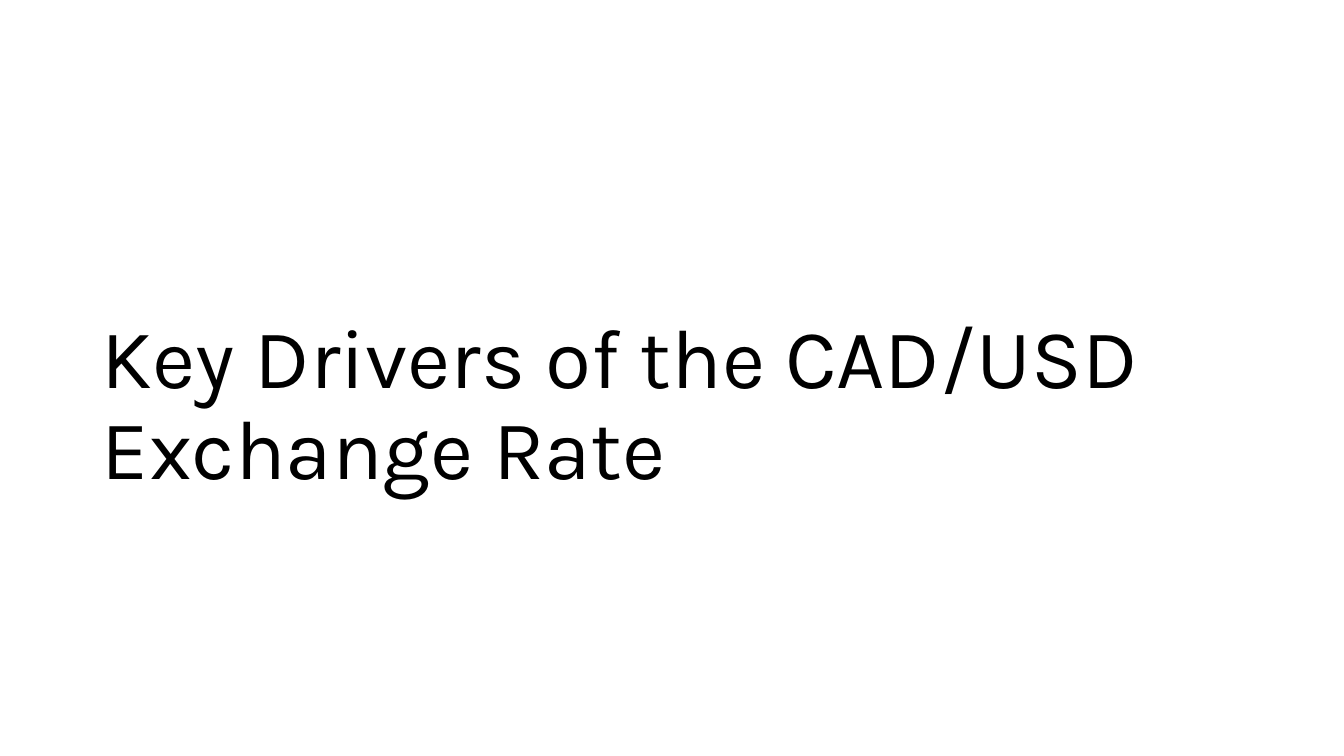
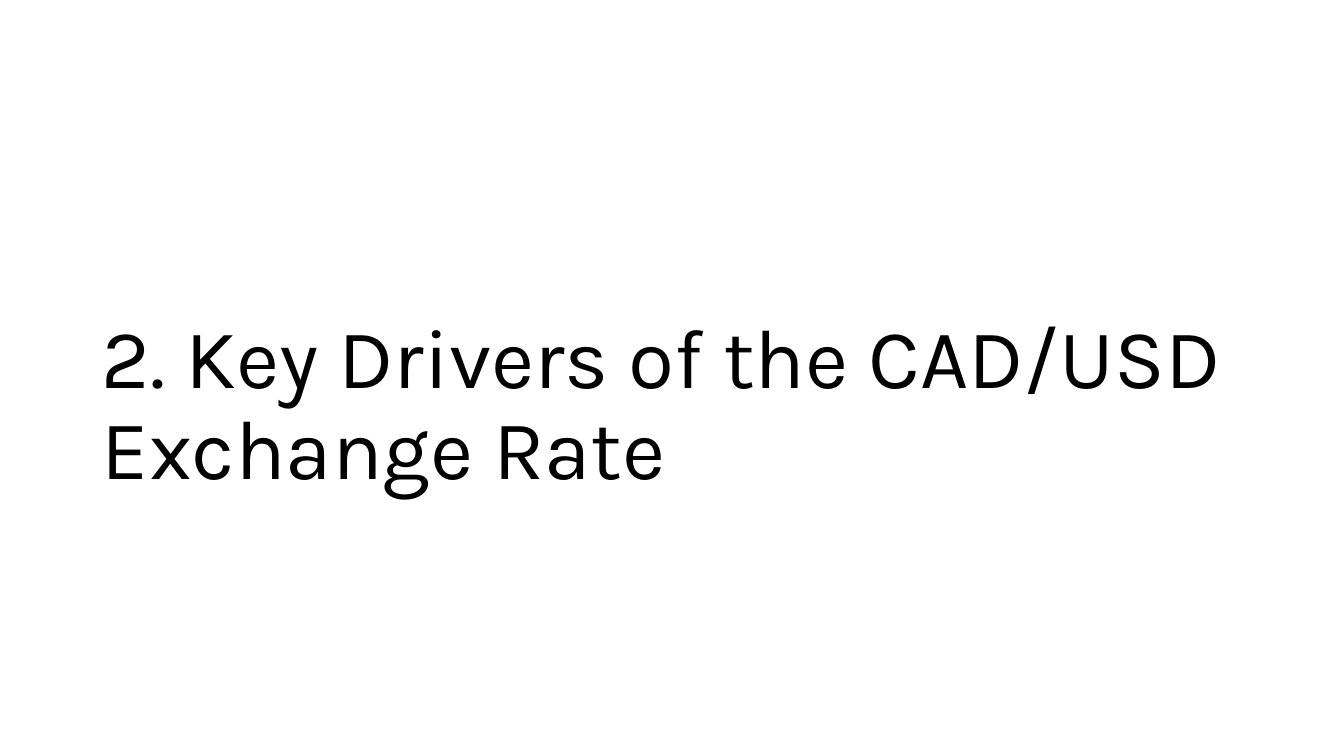
Before and after one commit to mahdi-ghafarian/time-series, a slide deck: slide 4 of borderland/1-cadusd/Presentation/CADUSD.pptx (slide 3 before the commit). Drawn at 1344x756 pixels with LibreOffice and Linux fonts; fonts in the diff are those of the drawing. Boxes give left, top, right and bottom in pixels: in the first picture for what was removed or moved away, otherwise in the second. Text is boxed around its words. In the diff, an @@ line names an element or a change of style, - is before the commit and + after.

```diff
--- a/borderland/1-cadusd/Presentation/CADUSD.pptx
+++ b/borderland/1-cadusd/Presentation/CADUSD.pptx
@@ title at box(102, 326, 1221, 499): text changed @@
-Key Drivers of the CAD/USD Exchange Rate
+2. Key Drivers of the CAD/USD Exchange Rate
```
Also in this commit, not shown: 5 other slides changed, 1 slide added, 2 other files.
